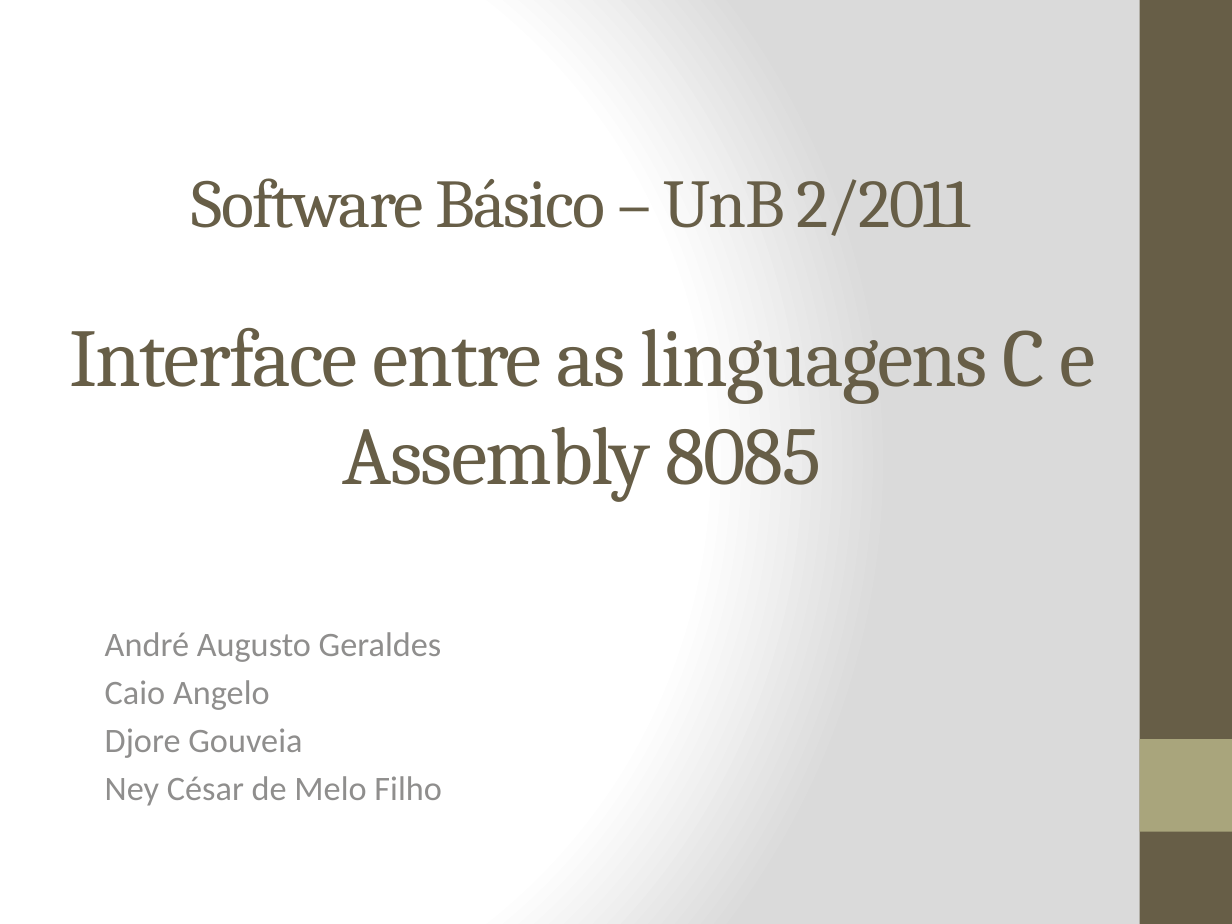
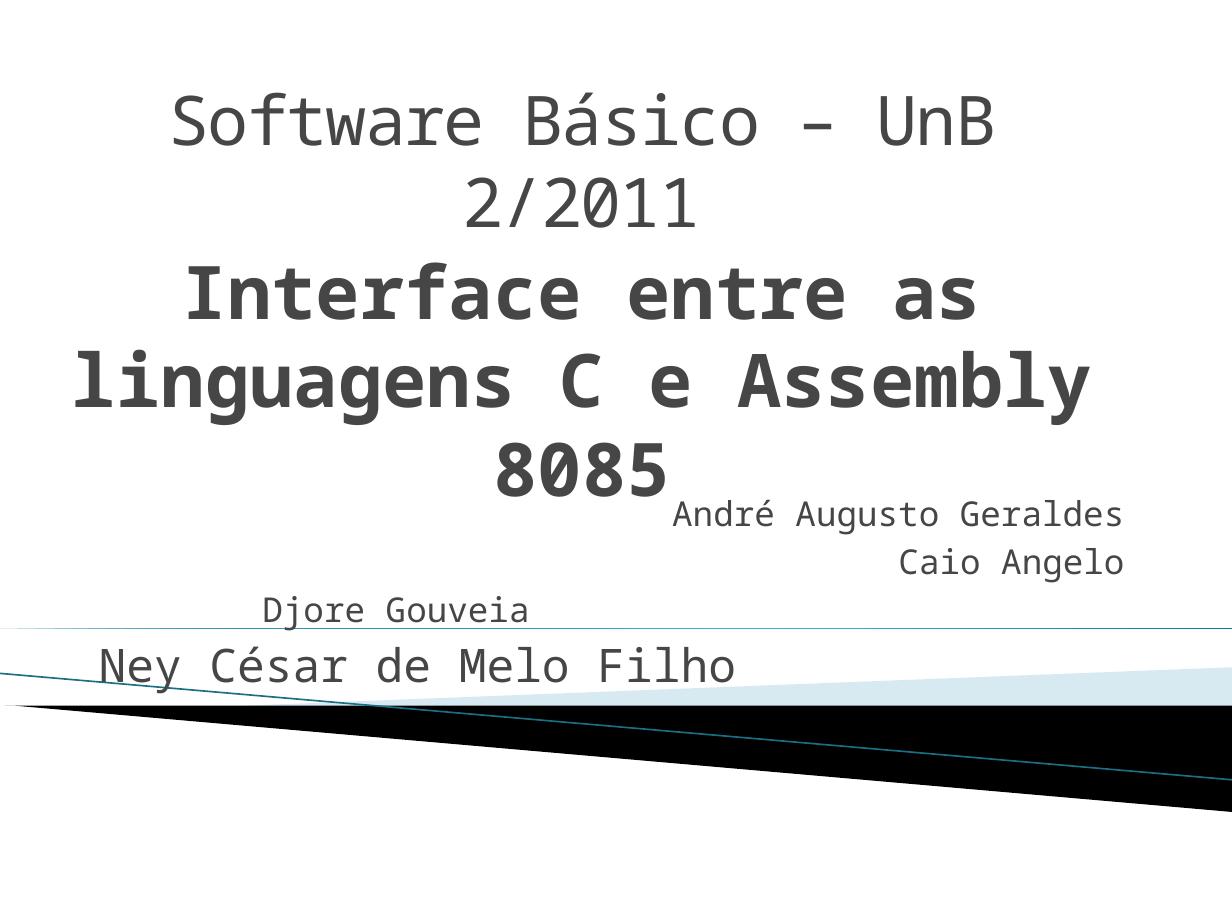
Before and after one commit to badershs/mips-assembler-unb, a slide deck: slide 1 of seminario/Interface entre C e Assemby 8085.pptx. Drawn at 1232x924 pixels with LibreOffice and Linux fonts; fonts in the diff are those of the drawing; background and template pictures are left out. Boxes give left, top, right and bottom in pixels: in the first picture for what was removed or moved away, otherwise in the second. Text is boxed around its words. In the diff, an @@ line names an element or a change of style, - is before the commit and + after.

```diff
--- a/seminario/Interface entre C e Assemby 8085.pptx
+++ b/seminario/Interface entre C e Assemby 8085.pptx
@@ background gradient #FFFFFF to #DADADA to #FFFFFF @@
@@ rectangle removed at bbox=[1140, 0, 1232, 924] @@
@@ text "Software Básico – UnB 2/2011" at bbox=[168, 92, 996, 228]: font Cambria to Noto Sans Mono, text colour #675E47 to #464646 @@
@@ title "Interface entre as linguagens C ..." at bbox=[72, 262, 1092, 497]: size 48 to 43.2 pt, font Cambria to Noto Sans Mono, text colour #675E47 to #464646, letter spacing -1 to 0 pt, bold on @@
@@ subtitle "André Augusto Geraldes": place and size @@
-subtitle "André Augusto Geraldes" at bbox=[105, 632, 442, 806]
+subtitle "André Augusto Geraldes" at bbox=[99, 499, 1124, 694]
@@ subtitle "André Augusto Geraldes" at bbox=[99, 499, 1124, 694]: font Calibri to Noto Sans Mono, text colour #8F8F8D to #464646; size 20 to 27 pt in "Ney César de Melo Filho"; alignment left to right @@
@@ right triangle added at bbox=[0, 628, 1232, 628], fill gradient #007896 to #4CBBDF @@
@@ line added from (0, 674) to (1232, 780), #97C5D8 0.95 pt @@
@@ freeform shape added at bbox=[228, 668, 1232, 733], fill #A0CBDC at 40% opacity @@
@@ freeform shape added at bbox=[5, 706, 1232, 812], fill #000000 @@
@@ rectangle removed at bbox=[1140, 739, 1232, 832] @@
```
Also in this commit, not shown: 18 other slides changed, 9 slides added, 2 slides removed.
